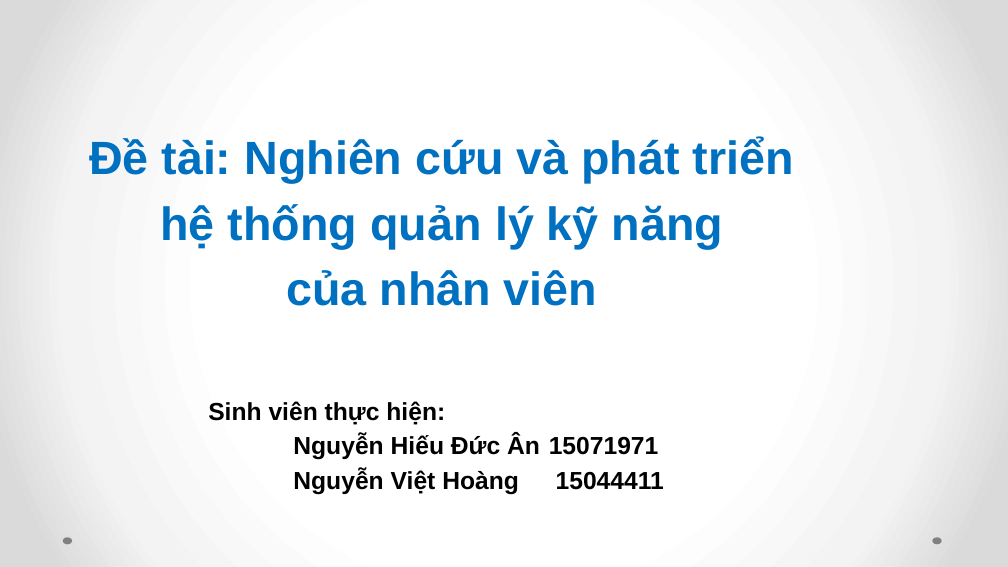
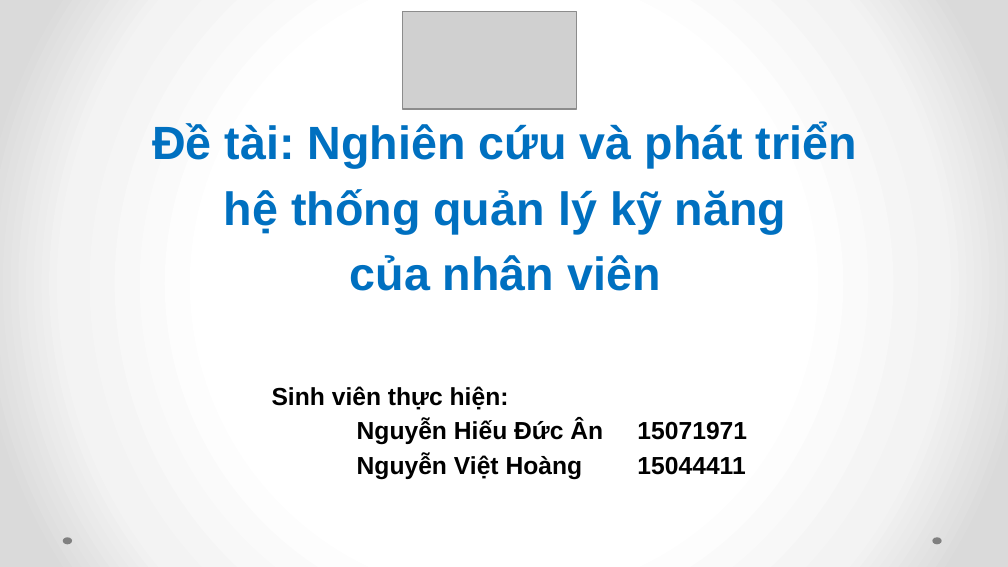
Before and after one commit to andy3520/intern-final-doc, a slide deck: slide 1 of doc/BAO_CAO-DO_AN_TOT_NGHIEP-SKILL_INVENTORY.pptx. Drawn at 1008x567 pixels with LibreOffice and Linux fonts; fonts in the diff are those of the drawing; grey boxes stand for pictures. Boxes give left, top, right and bottom in pixels: in the first picture for what was removed or moved away, otherwise in the second. Text is boxed around its words. In the diff, an @@ line names an element or a change of style, - is before the commit and + after.

```diff
--- a/doc/BAO_CAO-DO_AN_TOT_NGHIEP-SKILL_INVENTORY.pptx
+++ b/doc/BAO_CAO-DO_AN_TOT_NGHIEP-SKILL_INVENTORY.pptx
@@ picture added at (402, 11, 577, 109) @@
@@ subtitle "Đề tài: Nghiên cứu và ...": place and size @@
-subtitle "Đề tài: Nghiên cứu và ..." at (89, 138, 794, 495)
+subtitle "Đề tài: Nghiên cứu và ..." at (152, 123, 857, 480)
```
Also in this commit, not shown: 11 other slides changed, 2 other files.
